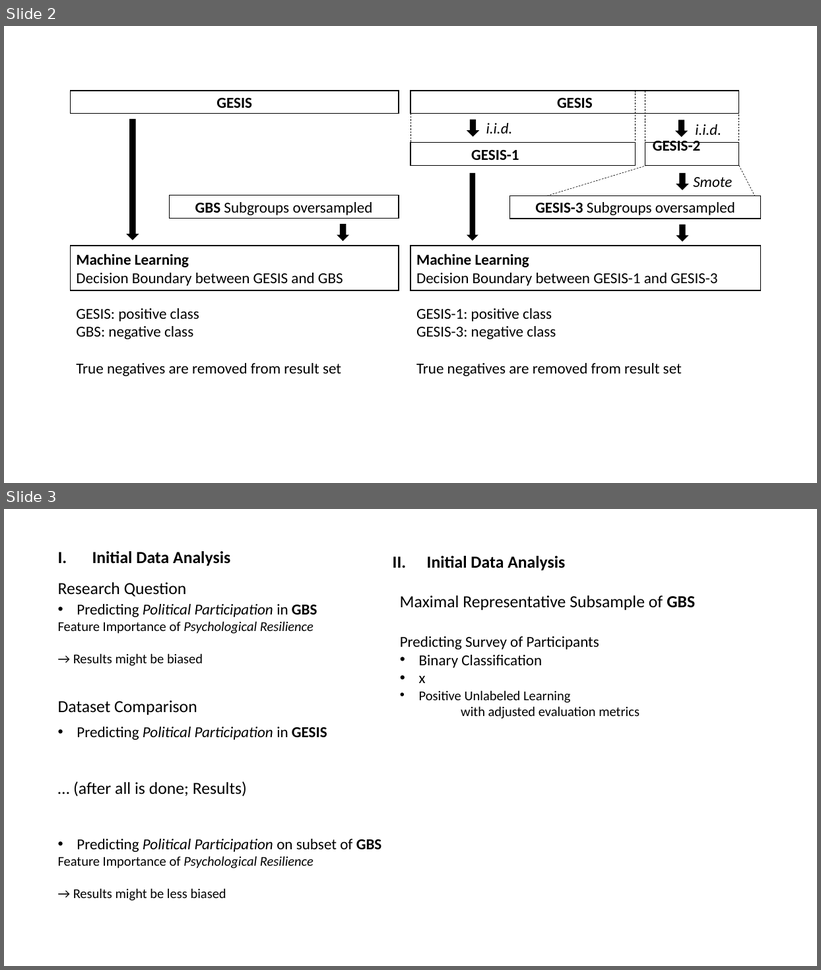
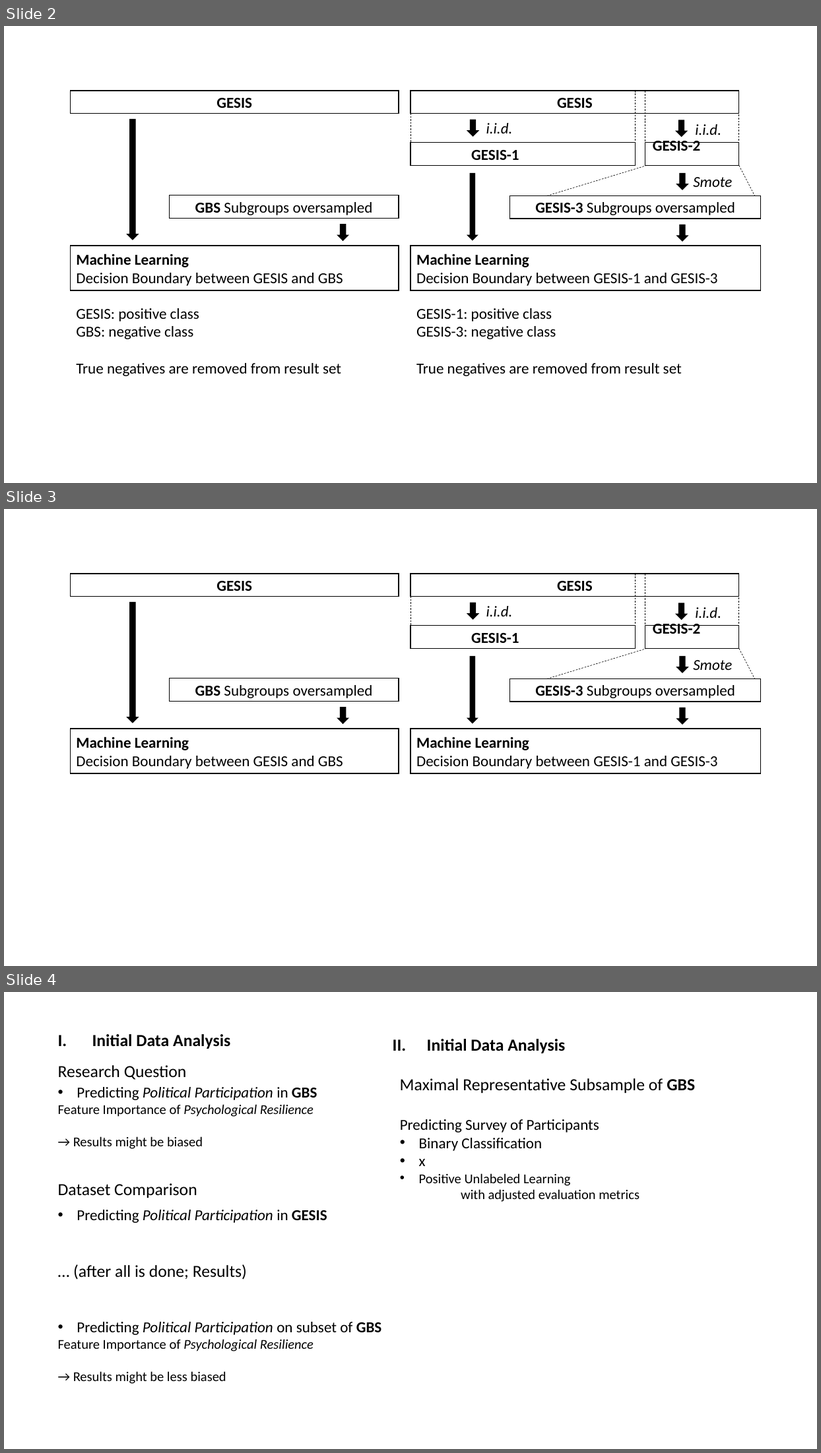
Before and after one commit to laksannathan/maximal-representative-sampling, a slide deck: tex/fig/slidesss.pptx. Shown one above the other, each under a label of ours: slides 2 and 3 before the commit, slides 2, 3 and 4 after it. The pictures are 821x970 and 821x1453 pixels, drawn with LibreOffice and Linux fonts; fonts in the diff are those of the drawing. Boxes give left, top, right and bottom in pixels: in the first picture for what was removed or moved away, otherwise in the second. Text is boxed around its words. In the diff, an @@ line names an element or a change of style, - is before the commit and + after.

```diff
--- a/tex/fig/slidesss.pptx
+++ b/tex/fig/slidesss.pptx
@@ slide 3 added at (x1=4, y1=509, x2=817, y2=966), background #FFFFFF @@
@@ rectangle added at (x1=71, y1=574, x2=399, y2=597), fill #FFFFFF, outline #000000 1 pt, 18 pt, text #000000, bold @@
+GESIS
@@ rectangle added at (x1=411, y1=574, x2=740, y2=597), fill #FFFFFF, outline #000000 1 pt, 18 pt, text #000000, bold @@
+GESIS
@@ line added from (411, 581) to (411, 644), #000000 0.5 pt dashed @@
@@ line added from (636, 574) to (636, 644), #000000 0.5 pt dashed @@
@@ line added from (645, 574) to (645, 637), #000000 0.5 pt dashed @@
@@ line added from (739, 586) to (739, 649), #000000 0.5 pt dashed @@
@@ down arrow added at (x1=127, y1=602, x2=137, y2=722), fill #000000, outline #000000 1 pt @@
@@ down arrow added at (x1=467, y1=603, x2=478, y2=619), fill #000000, outline #000000 1 pt @@
@@ text added at (x1=486, y1=606, x2=513, y2=617), 18 pt, text #000000, italic @@
+i.i.d.
@@ down arrow added at (x1=677, y1=603, x2=686, y2=620), fill #000000, outline #000000 1 pt @@
@@ text added at (x1=695, y1=607, x2=721, y2=618), 18 pt, text #000000, italic @@
+i.i.d.
@@ rectangle added at (x1=411, y1=626, x2=636, y2=649), fill #FFFFFF, outline #000000 1 pt, 18 pt, text #000000, bold @@
+GESIS-1
@@ rectangle added at (x1=645, y1=626, x2=739, y2=649), fill #FFFFFF, outline #000000 1 pt, 18 pt, text #000000, bold @@
+GESIS-2
@@ down arrow added at (x1=467, y1=657, x2=477, y2=723), fill #000000, outline #000000 1 pt @@
@@ line added from (647, 649) to (510, 690), #000000 0.5 pt dashed @@
@@ down arrow added at (x1=677, y1=657, x2=688, y2=673), fill #000000, outline #000000 1 pt @@
@@ text added at (x1=693, y1=660, x2=732, y2=670), 18 pt, text #000000, italic @@
+Smote
@@ line added from (739, 649) to (761, 690), #000000 0.5 pt dashed @@
@@ rectangle added at (x1=169, y1=678, x2=399, y2=701), fill #FFFFFF, outline #000000 1 pt, 18 pt, text #000000 @@
+GBS Subgroups oversampled
@@ rectangle added at (x1=510, y1=679, x2=761, y2=702), fill #FFFFFF, outline #000000 1 pt, 18 pt, text #000000 @@
+GESIS-3 Subgroups oversampled
@@ down arrow added at (x1=338, y1=707, x2=348, y2=723), fill #000000, outline #000000 1 pt @@
@@ down arrow added at (x1=677, y1=708, x2=688, y2=724), fill #000000, outline #000000 1 pt @@
@@ rectangle added at (x1=71, y1=729, x2=399, y2=773), fill #FFFFFF, outline #000000 1 pt, 18 pt, text #000000 @@
+Machine Learning
+Decision Boundary between GESIS and GBS
@@ rectangle added at (x1=411, y1=729, x2=761, y2=773), fill #FFFFFF, outline #000000 1 pt, 18 pt, text #000000 @@
+Machine Learning
+Decision Boundary between GESIS-1 and GESIS-3
@@ what was slide 3 is now slide 4 @@
```
Also in this commit, not shown: 7 other files.
